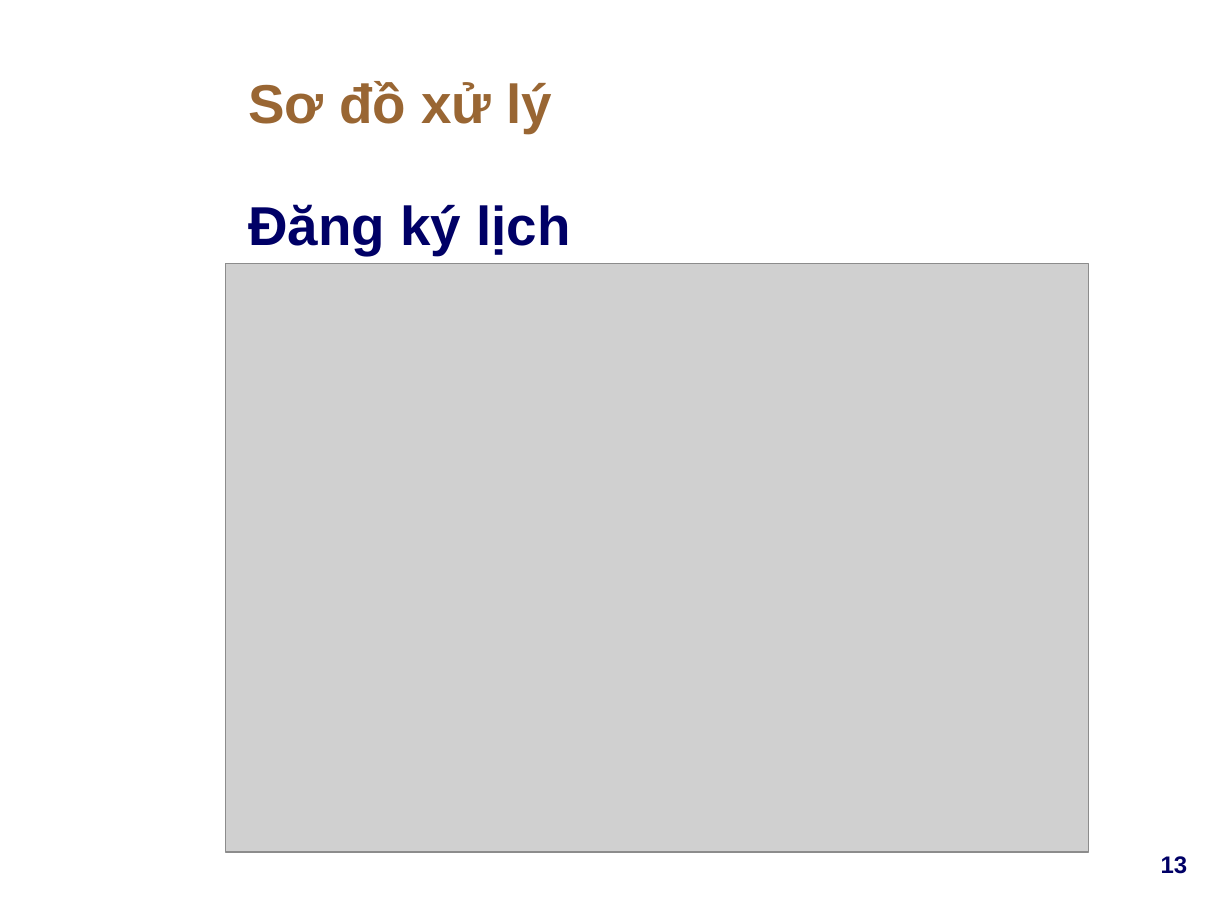
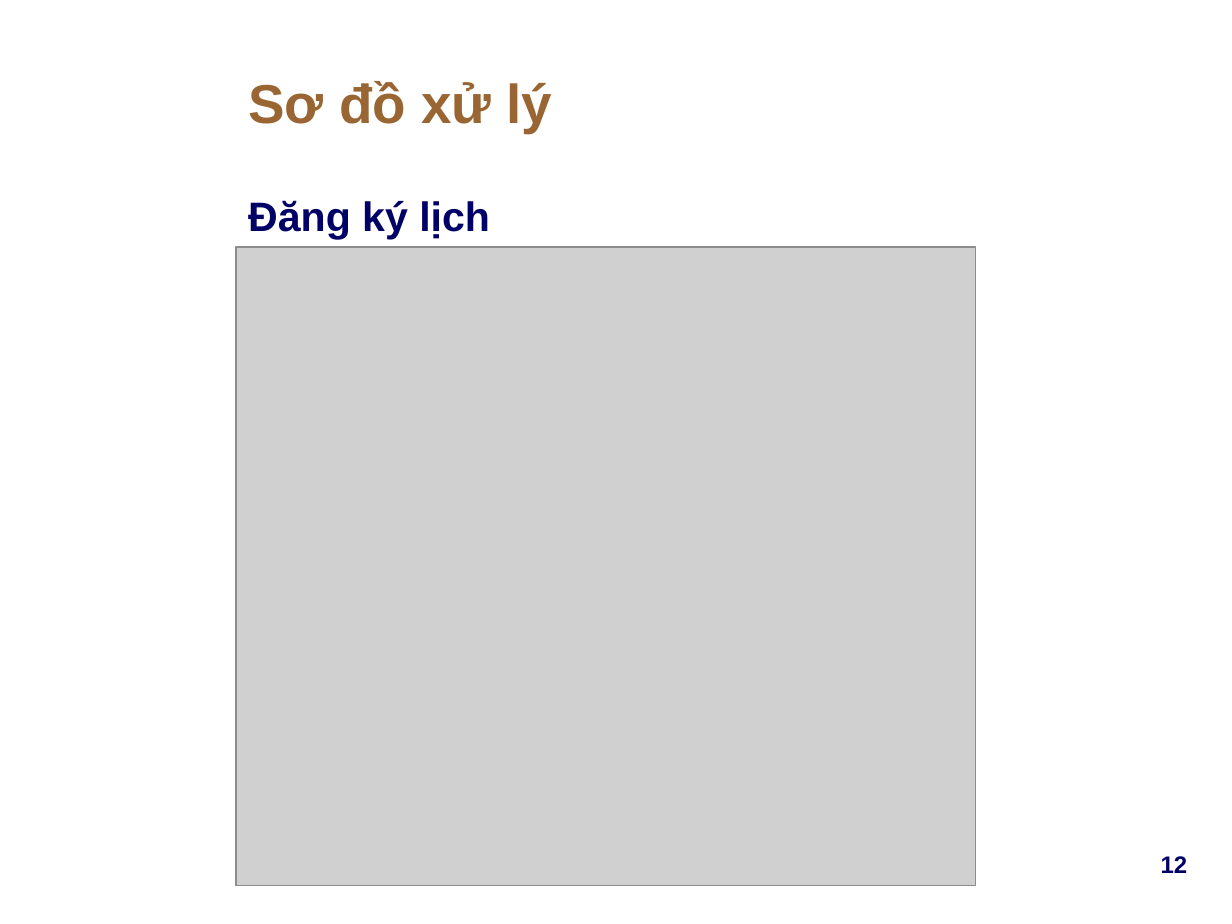
Before and after one commit to pnqphong95/lab-manager, a slide deck: slide 12 of docs/resources/Presentation.pptx (slide 13 before the commit). Drawn at 1232x924 pixels with LibreOffice and Linux fonts; fonts in the diff are those of the drawing; grey boxes stand for pictures; background and template pictures are left out. Boxes give left, top, right and bottom in pixels: in the first picture for what was removed or moved away, otherwise in the second. Text is boxed around its words. In the diff, an @@ line names an element or a change of style, - is before the commit and + after.

```diff
--- a/docs/resources/Presentation.pptx
+++ b/docs/resources/Presentation.pptx
@@ text "Đăng ký lịch" at (248, 200, 490, 240): size 32 to 24 pt @@
@@ picture: place and size @@
-picture at (225, 264, 1088, 853)
+picture at (237, 246, 976, 885)
@@ page number at (1161, 856, 1188, 873): text changed @@
-13
+12
```
Also in this commit, not shown: 13 other slides changed, 1 slide added, 5 slides removed.
